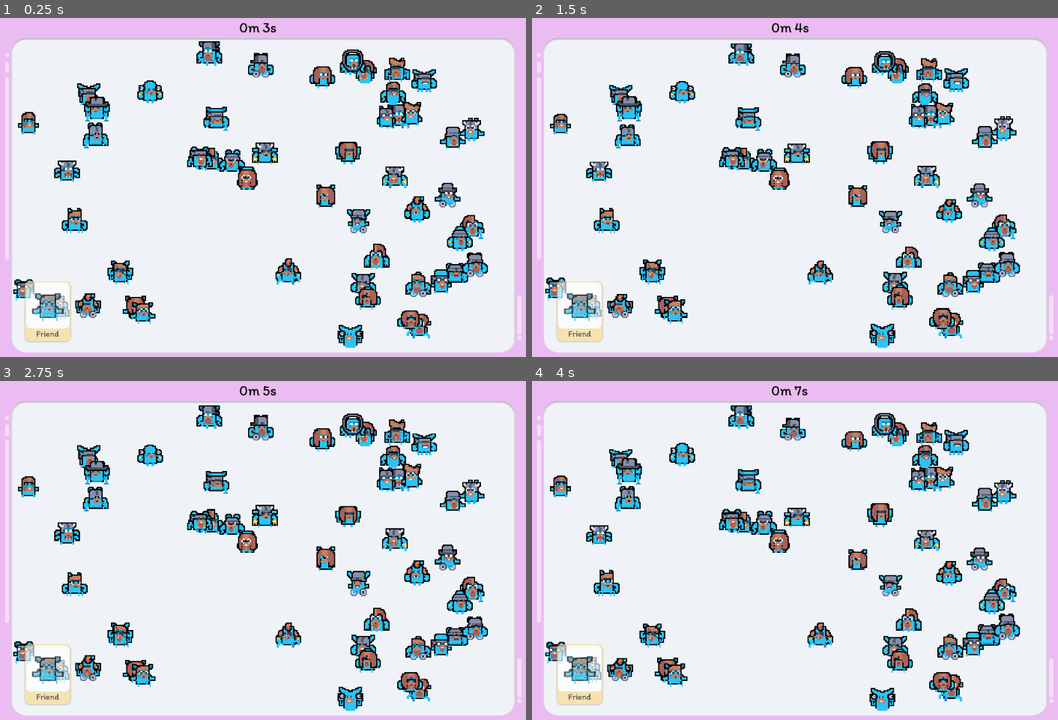
Above: before the commit, frames 1-4 (two rows, left to right).
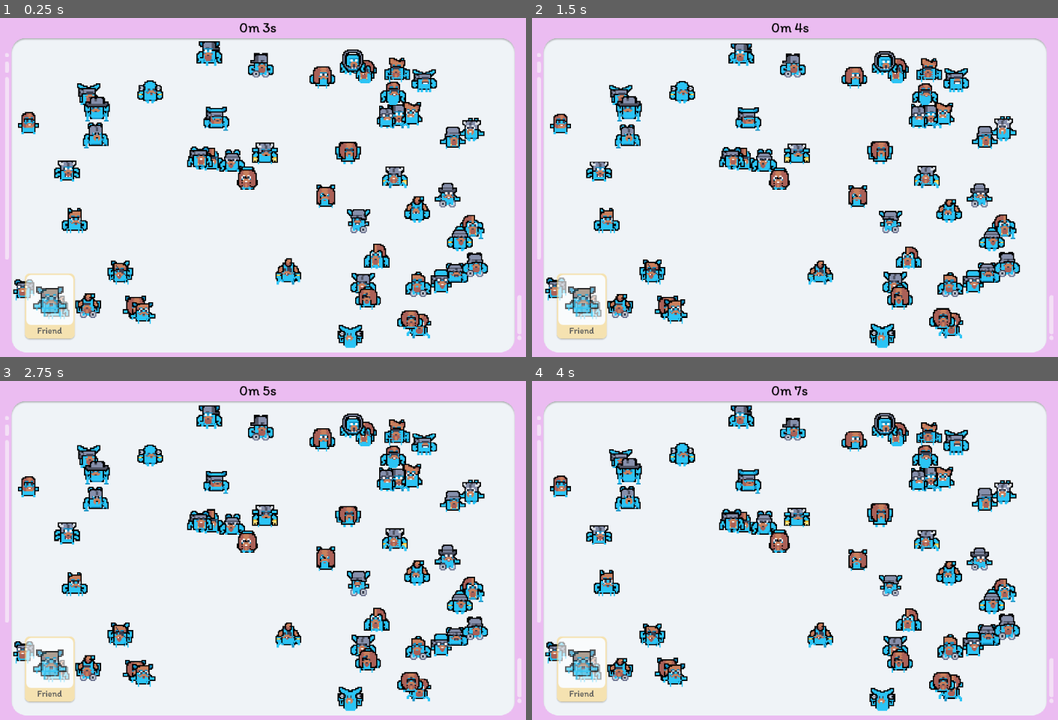
Above: after the commit, the same moments.

Repository: brettkolodny/find-your-friend
Game: Godot game, scene res://Scenes/Level/Level.tscn
Same seed, same stepped clock (60 frames per second), same inputs: the game is played once before the commit and once after it. The project has no main scene, so this scene is started directly.
Inputs (mouse positions are in pixels of both pictures, inside the frame that each line leads up to):
- Up to frame 1 (0.25 s): no input
- Up to frame 2 (1.5 s): move the mouse to (579, 312) at 0.52 s; right-click (579, 312) at 0.6 s; move the mouse to (668, 211) at 1.27 s; right-click (668, 211) at 1.35 s
- Up to frame 3 (2.75 s): move the mouse to (320, 479) at 2.02 s; right-click (320, 479) at 2.1 s
- Up to frame 4 (4 s): move the mouse to (758, 625) at 2.77 s; right-click (758, 625) at 2.85 s; move the mouse to (968, 608) at 3.52 s; right-click (968, 608) at 3.6 s

The runs differ from the first frame. In frame 1, 0.9% of the frame differs, in the area x 4-15%, y 75-96%; in frame 2, 0.9%; in frame 3, 0.9%; in frame 4, 0.9%.

Commit message:
Friend perview when zoomed

Diff:
--- a/Scenes/Level/Level.gd
+++ b/Scenes/Level/Level.gd
@@ -47,6 +47,7 @@
 	is_zoomed = true
 	$FriendCard.visible = false
 	$CanvasLayer/ZoomedIn.visible = true
+	$FriendCardZoomedCanvas/FriendCardZoomed.visible = true
 	$Camera2D.global_position = get_global_mouse_position()
 	$Camera2D.zoom = Vector2(0.5, 0.5)
 
@@ -54,6 +55,7 @@
 func zoom_out():
 	is_zoomed = false
 	$FriendCard.visible = true
+	$FriendCardZoomedCanvas/FriendCardZoomed.visible = false
 	$CanvasLayer/ZoomedIn.visible = false
 	$Camera2D.position = get_viewport_rect().size / 2
 	$Camera2D.zoom = Vector2(1, 1)
@@ -86,8 +88,6 @@
 	friend_preview.global_position = $FriendCard/FriendPreview.global_position
 	friend_preview.scale = Vector2(6, 6)
 
-	print($FriendCard/FriendPreview.get_children())
-
 
 func _process(_delta):
 	set_timer()
--- a/Scenes/Level/Level.tscn
+++ b/Scenes/Level/Level.tscn
@@ -1,10 +1,11 @@
-[gd_scene load_steps=8 format=2]
+[gd_scene load_steps=9 format=2]
 
 [ext_resource path="res://Scenes/Level/Level.gd" type="Script" id=1]
 [ext_resource path="res://Scenes/Level/Assets/play_area.png" type="Texture" id=2]
 [ext_resource path="res://Scenes/Level/Scenes/FriendCard/FriendCard.tscn" type="PackedScene" id=3]
 [ext_resource path="res://Scenes/Level/Assets/Itim-Regular.ttf" type="DynamicFontData" id=4]
 [ext_resource path="res://Scenes/Level/Assets/zoom_in.png" type="Texture" id=5]
+[ext_resource path="res://Scenes/Level/Scenes/FriendCardZoomed.tscn" type="PackedScene" id=6]
 
 [sub_resource type="RectangleShape2D" id=1]
 extents = Vector2( 405, 249 )
@@ -34,8 +35,8 @@
 [node name="Friend" type="Node2D" parent="."]
 
 [node name="FriendCard" parent="." instance=ExtResource( 3 )]
-position = Vector2( 152, 504 )
-scale = Vector2( 0.401961, 0.401961 )
+position = Vector2( 155.5, 495.471 )
+scale = Vector2( 0.436275, 0.436275 )
 
 [node name="CanvasLayer" type="CanvasLayer" parent="."]
 
@@ -70,3 +71,12 @@
 __meta__ = {
 "_edit_use_anchors_": false
 }
+
+[node name="FriendCardZoomedCanvas" type="CanvasLayer" parent="."]
+
+[node name="FriendCardZoomed" parent="FriendCardZoomedCanvas" instance=ExtResource( 6 )]
+visible = false
+margin_left = 72.0
+margin_top = 312.0
+margin_right = 240.0
+margin_bottom = 529.0
--- /dev/null
+++ b/Scenes/Level/Scenes/FriendCardZoomed.tscn
@@ -0,0 +1,18 @@
+[gd_scene load_steps=3 format=2]
+
+[ext_resource path="res://Scenes/Level/Assets/find_friend_card_zoomed.png" type="Texture" id=1]
+[ext_resource path="res://Scenes/Character/Character.tscn" type="PackedScene" id=2]
+
+[node name="FriendCardZoomed" type="TextureRect"]
+margin_right = 168.0
+margin_bottom = 217.0
+texture = ExtResource( 1 )
+expand = true
+__meta__ = {
+"_edit_use_anchors_": false
+}
+
+[node name="Character" parent="." groups=["friend_zoom_preview"] instance=ExtResource( 2 )]
+position = Vector2( 85, 125 )
+scale = Vector2( 4, 4 )
+should_idle = false
--- a/Scripts/Global.gd
+++ b/Scripts/Global.gd
@@ -95,6 +95,27 @@
 	legs.texture = legs_image
 	head.texture = head_image
 
+	var friend_zoomed_previews = get_tree().get_nodes_in_group("friend_zoom_preview")
+
+	if len(friend_zoomed_previews) == 0:
+		return
+
+	character = friend_zoomed_previews[0]
+
+	body = character.get_node("Body")
+	arms = character.get_node("Arms")
+	facial_hair = character.get_node("FacialHair")
+	legs = character.get_node("Legs")
+	head = character.get_node("Head")
+	face = character.get_node("Face")
+
+	body.texture = body_image
+	arms.texture = arms_image
+	face.texture = face_image
+	facial_hair.texture = facial_hair_image
+	legs.texture = legs_image
+	head.texture = head_image
+
 func _randomize_peeps():
 	body_images_copy = body_images.duplicate()
 	arms_images_copy = arms_images.duplicate()
Binary file added: Scenes/Level/Assets/find_friend_card_zoomed.png
Not shown, added: Scenes/Level/Assets/find_friend_card_zoomed.png.import
